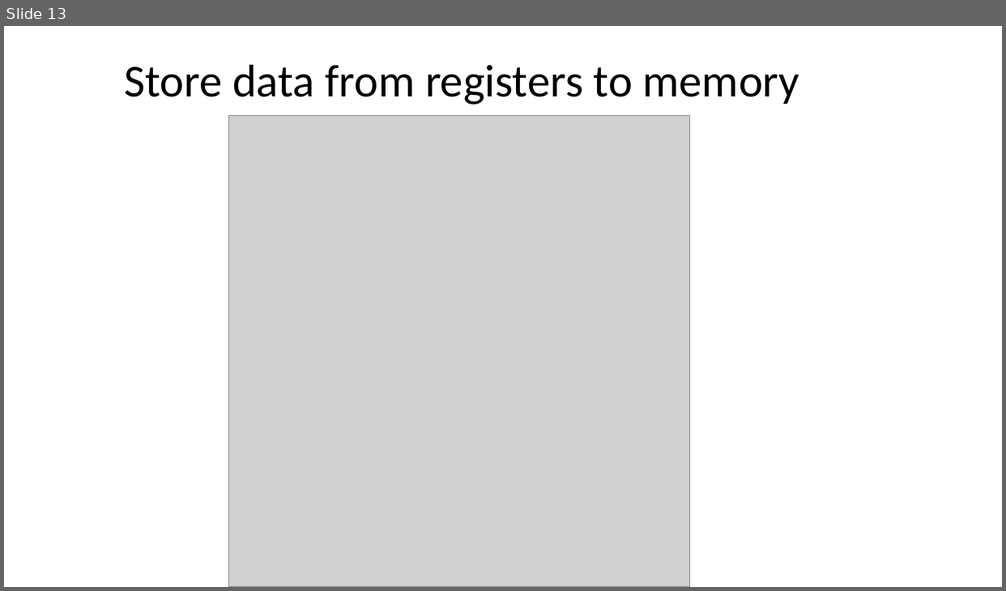
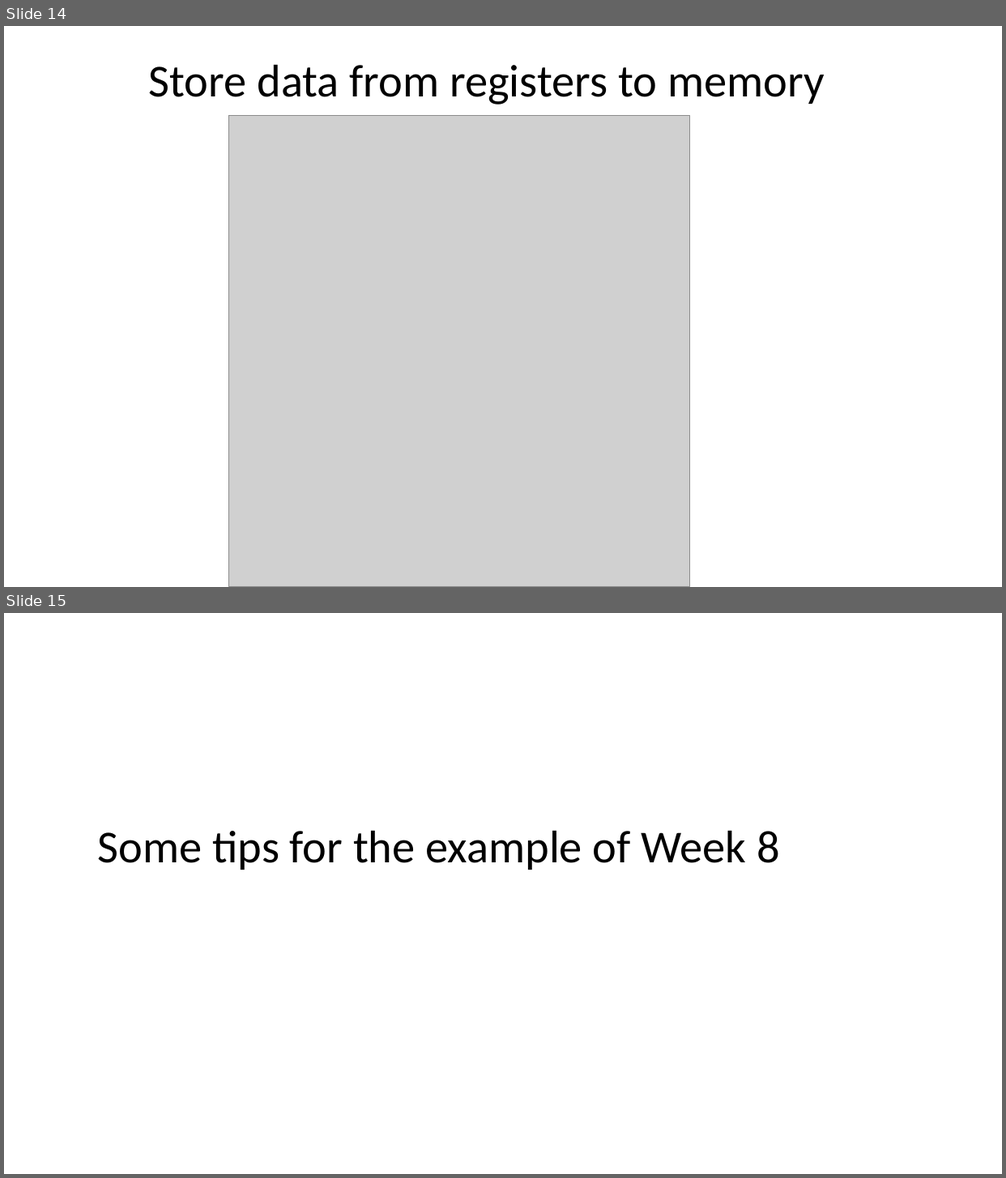
Before and after one commit to ShiqiYu/CPP, a slide deck: week08/Lab08.pptx. Shown one above the other, each under a label of ours: slide 13 before the commit, slides 14 and 15 after it. The pictures are 1006x591 and 1006x1178 pixels, drawn with LibreOffice and Linux fonts; fonts in the diff are those of the drawing; grey boxes stand for pictures; background and template pictures are left out. Boxes give left, top, right and bottom in pixels: in the first picture for what was removed or moved away, otherwise in the second. Text is boxed around its words. In the diff, an @@ line names an element or a change of style, - is before the commit and + after.

```diff
--- a/week08/Lab08.pptx
+++ b/week08/Lab08.pptx
@@ slide 15 added at box(4, 613, 1002, 1174), background #FFFFFF @@
@@ title added at box(98, 830, 780, 870), 44 pt, text #000000 @@
+Some tips for the example of Week 8
@@ what was slide 13 is now slide 14 @@
@@ slide 14 changed as well @@
@@ title "Store data from registers to ...": place and size @@
-title "Store data from registers to ..." at box(124, 64, 799, 105)
+title "Store data from registers to ..." at box(149, 64, 824, 105)
```
Also in this commit, not shown: 12 other slides changed, 10 other slides added, 1 other file.
